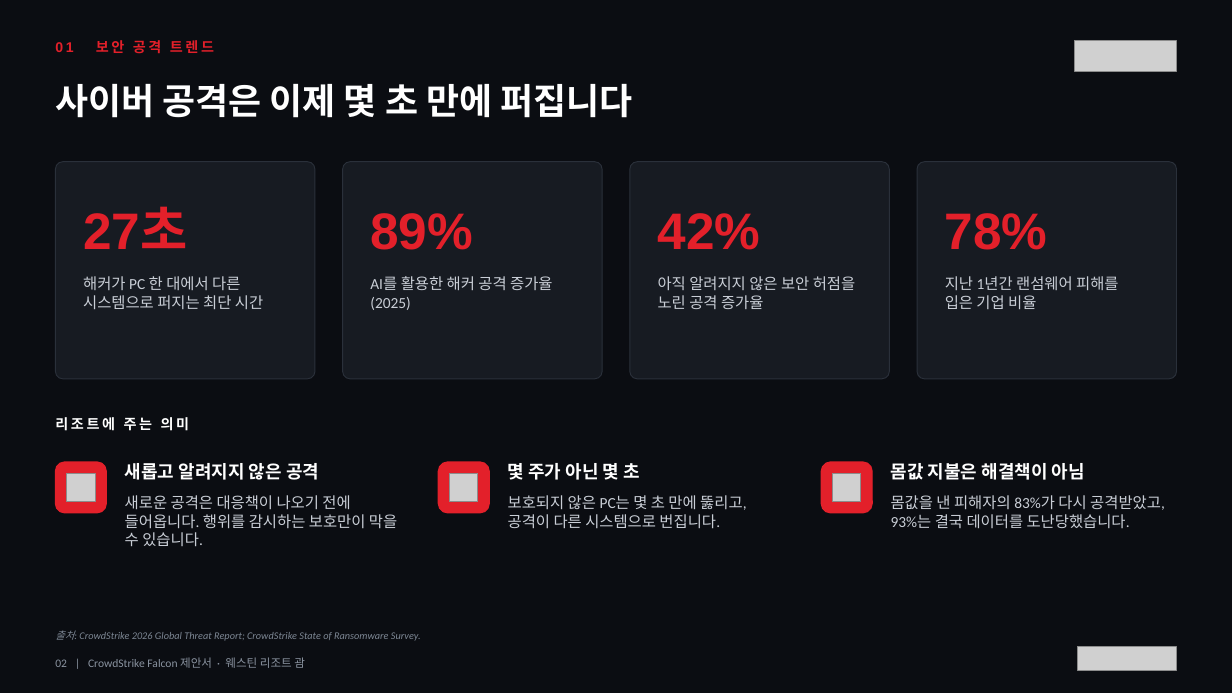
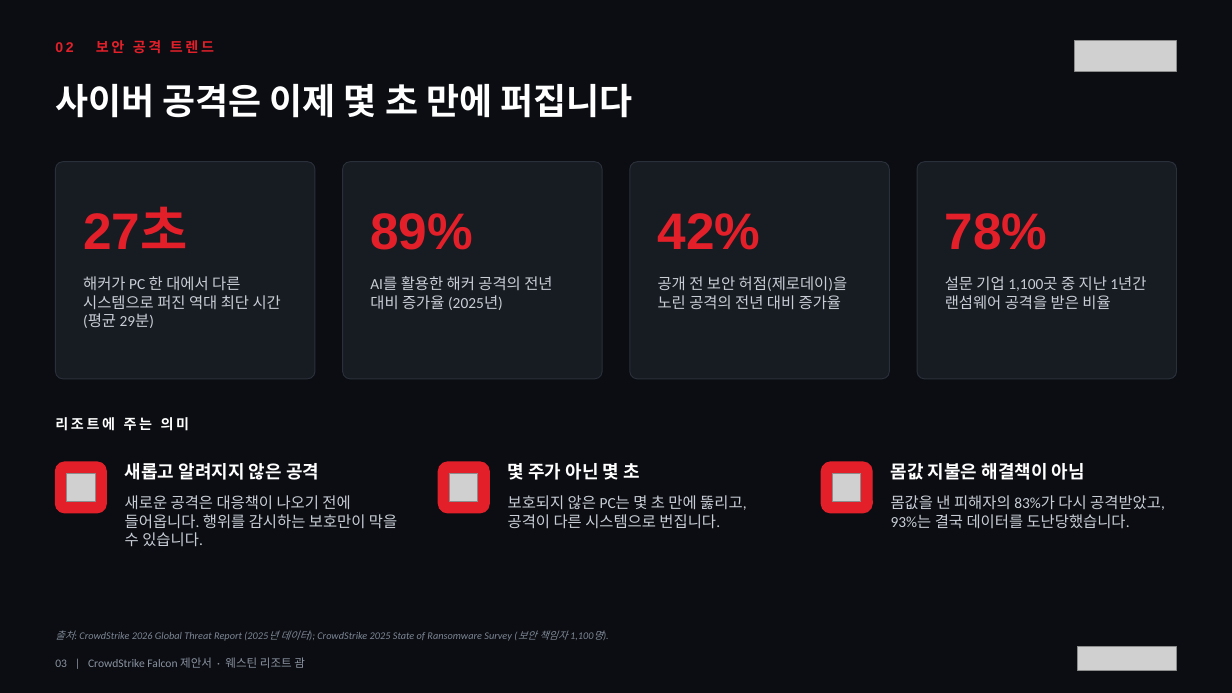
Before and after one commit to BigLee-Creator/Recommendations, a slide deck: slide 3 of KOR._CrowdStrike_Falcon_Proposal_for_Westin_Resort_Guam_SECUKOREA.pptx (slide 2 before the commit). Drawn at 1232x693 pixels with LibreOffice and Linux fonts; fonts in the diff are those of the drawing; grey boxes stand for pictures. Boxes give left, top, right and bottom in pixels: in the first picture for what was removed or moved away, otherwise in the second. Text is boxed around its words. In the diff, an @@ line names an element or a change of style, - is before the commit and + after.

```diff
--- a/KOR._CrowdStrike_Falcon_Proposal_for_Westin_Resort_Guam_SECUKOREA.pptx
+++ b/KOR._CrowdStrike_Falcon_Proposal_for_Westin_Resort_Guam_SECUKOREA.pptx
@@ text at (55,40,214,54): text changed @@
-01 보안 공격 트렌드
+02 보안 공격 트렌드
@@ text at (83,276,281,328): text changed @@
-해커가 PC 한 대에서 다른 시스템으로 퍼지는 최단 시간
+해커가 PC 한 대에서 다른 시스템으로 퍼진 역대 최단 시간 (평균 29분)
@@ text at (370,276,552,310): text changed @@
-AI를 활용한 해커 공격 증가율 (2025)
+AI를 활용한 해커 공격의 전년 대비 증가율 (2025년)
@@ text at (658,276,848,309): text changed @@
-아직 알려지지 않은 보안 허점을 노린 공격 증가율
+공개 전 보안 허점(제로데이)을 노린 공격의 전년 대비 증가율
@@ text at (945,276,1146,309): text changed @@
-지난 1년간 랜섬웨어 피해를 입은 기업 비율
+설문 기업 1,100곳 중 지난 1년간 랜섬웨어 공격을 받은 비율
@@ text at (55,630,593,641): text changed @@
-출처: CrowdStrike 2026 Global Threat Report; CrowdStrike State of Ransomware Survey.
+출처: CrowdStrike 2026 Global Threat Report (2025년 데이터); CrowdStrike 2025 State of Ransomware Survey (보안 책임자 1,100명).
```
Also in this commit, not shown: 6 other slides changed, 1 slide added, 1 slide removed, 1 other file.
